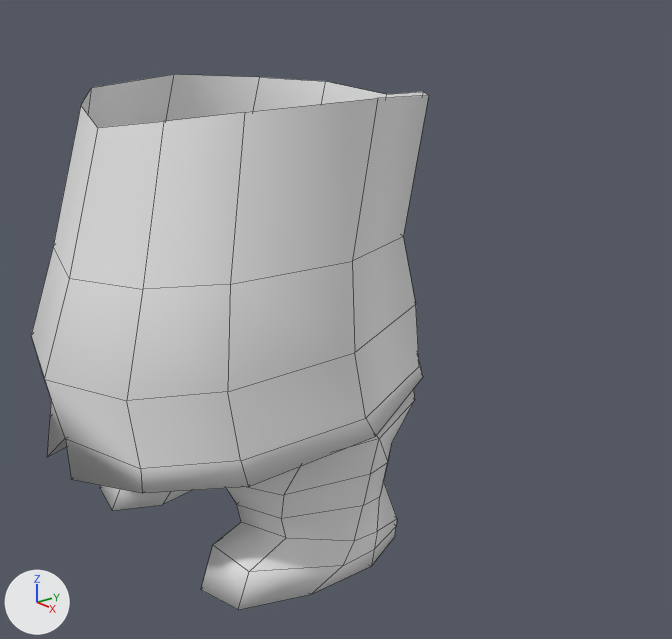
What one commit did to the Blender file blender/Larry.blend.
The view is the same before and after, from a 50 mm lens placed at (6.38, -4.53, 4.41), pointed at (0.59, 0.12, 1.86). Arrows for +X, +Y and +Z are at lower left; the lights stay in place. Mesh edges are drawn as thin lines.
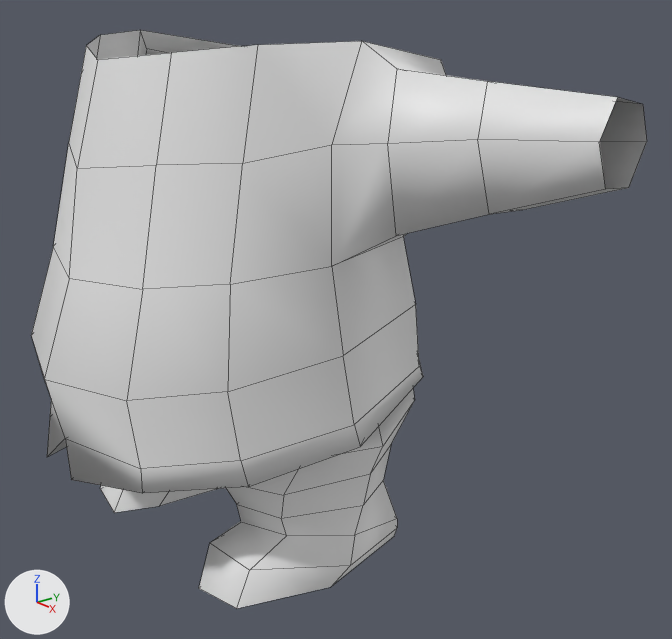
Diff of the bpy script that builds the scene:
```diff
--- a/blender/Larry.blend.py
+++ b/blender/Larry.blend.py
@@ me_cube @@
 # used by ob_cube_001; location = (0.0, 0.0, 0.0)
-me_cube.from_pydata(...)  # 101 vertices, 88 faces; spans x -1.59..0.0, y -2.19..1.18, z -0.03..3.76
+me_cube.from_pydata(...)  # 119 vertices, 101 faces; spans x -3.33..0.0, y -2.19..1.2, z -0.03..4.15
+# me_cube part 1
+# 15 vertices are removed from x -1.42..0.0, y -1.6..1.17, z -0.02..3.76
+# 23 faces are deleted
+# 26 vertices move from x -1.59..-0.53, y -1.43..0.42, z -0.03..3.63 to x -1.6..-0.45, y -1.41..0.42, z -0.03..4.08
+# 33 vertices are added at x -3.33..0.0, y -1.79..1.2, z -0.02..4.15
+# 36 new faces join them
```

Where the change shows, as pixel boxes [x1, y1, x2, y2] in the pictures (672 x 639 px):
'Cube.001', reshaped (55% wider, 8% taller): before [31, 74, 429, 610]; after [31, 30, 647, 608]
part 1 of me_cube, built on: before [54, 74, 429, 610]; after [53, 30, 647, 608]
